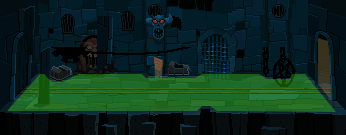
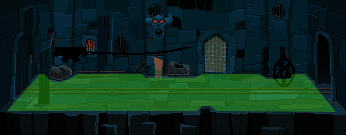
The second w=346, h=135 image is a revision of the first. Changes to its layers:
renamed "RightTunnel" to "Gate", painted on it over [205, 36, 331, 100]
painted on "Skull01.png" over [153, 39, 164, 45]
added layer "Ventana 01" in group "Hub.png" over [114, 37, 128, 57]
added layer "Ventana 03" in group "Hub.png" over [81, 35, 97, 59]
added layer "Cruz 0001" in group "Hub.png" over [134, 59, 147, 73]
removed layer "Muñeco 0002" from group "Hub.png" over [68, 35, 118, 76]
added layer "Layer 24" in group "Hub.png" over [50, 32, 55, 67]
added layer "Layer 23" in group "Hub.png" over [77, 71, 145, 77]
renamed "Layer 11 copy 2" to "Layer 12 copy", moved it above "Layer 12", painted on it over [49, 0, 77, 76]
removed layer "Layer 11 copy" from group "Hub.png" over [121, 11, 135, 31]
